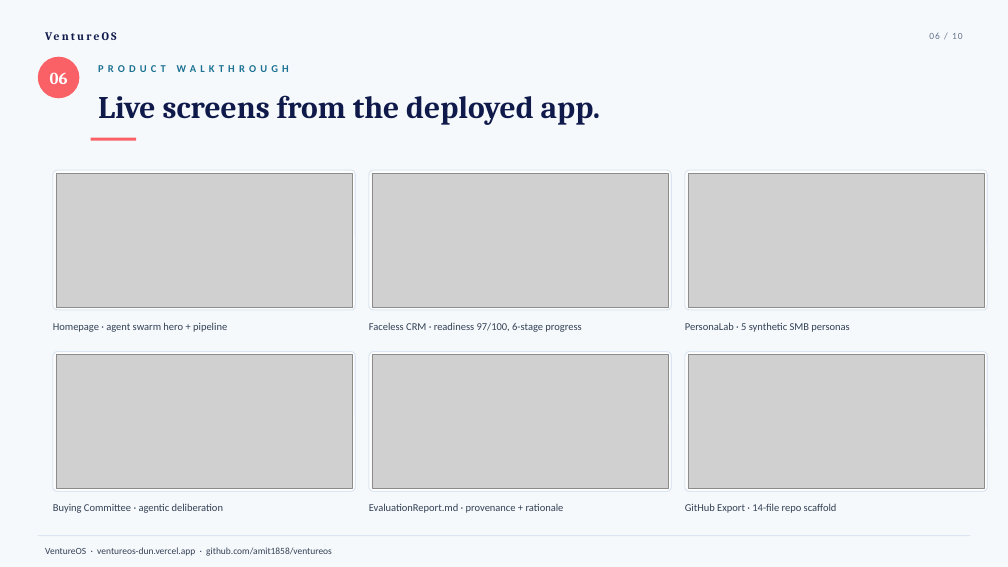
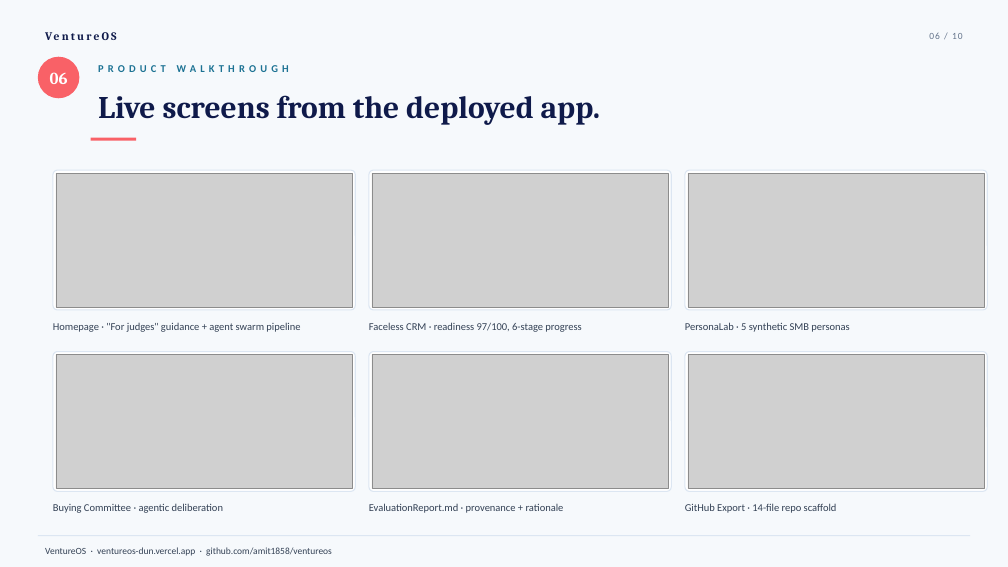
Before and after one commit to amit1858/ventureos, a slide deck: slide 6 of docs/hackathon/VentureOS-Submission-Deck.pptx. Drawn at 1008x567 pixels with LibreOffice and Linux fonts; fonts in the diff are those of the drawing; grey boxes stand for pictures. Boxes give left, top, right and bottom in pixels: in the first picture for what was removed or moved away, otherwise in the second. Text is boxed around its words. In the diff, an @@ line names an element or a change of style, - is before the commit and + after.

```diff
--- a/docs/hackathon/VentureOS-Submission-Deck.pptx
+++ b/docs/hackathon/VentureOS-Submission-Deck.pptx
@@ text at box(53, 323, 300, 332): text changed @@
-Homepage · agent swarm hero + pipeline
+Homepage · "For judges" guidance + agent swarm pipeline
```
Also in this commit, not shown: 2 other slides changed, 5 other files.
